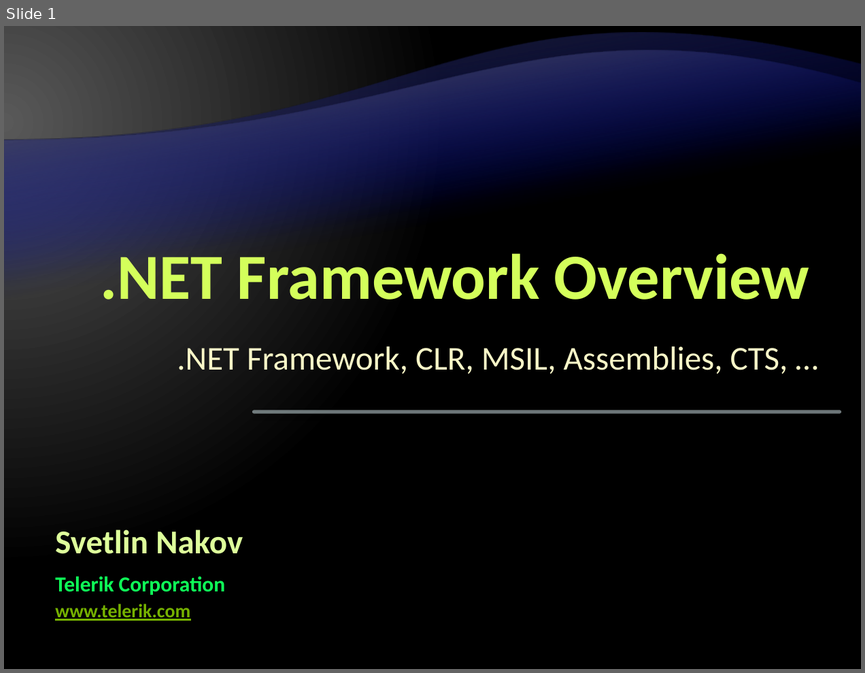
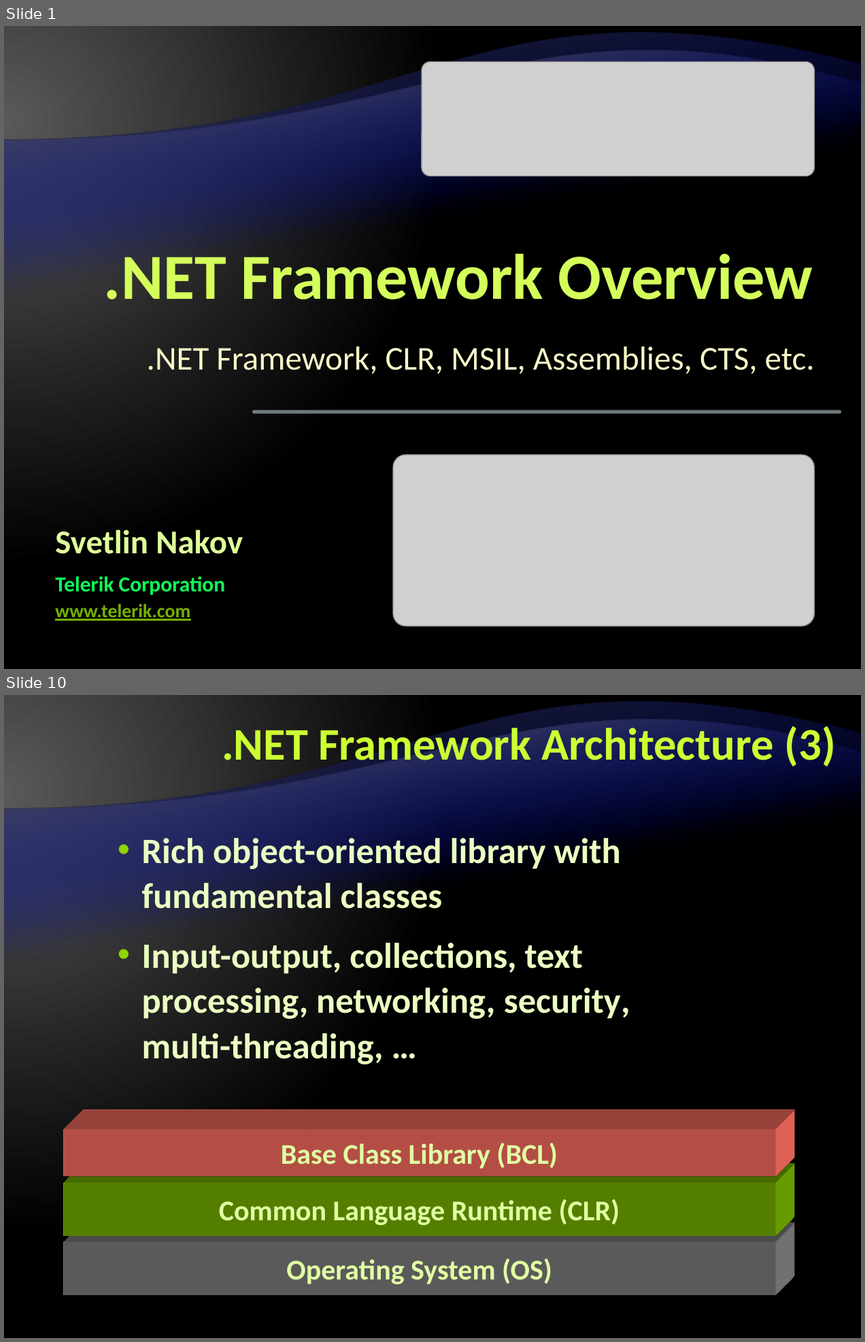
Before and after one commit to Graveheart/aspnetcourse, a slide deck: lectures/1. .NET Framework Overview.pptx. Shown one above the other, each under a label of ours: slide 1 before the commit, slides 1 and 10 after it; the slides between them are not shown. The pictures are 865x673 and 865x1342 pixels, drawn with LibreOffice and Linux fonts; fonts in the diff are those of the drawing; grey boxes stand for pictures; background and template pictures are left out. Boxes give left, top, right and bottom in pixels: in the first picture for what was removed or moved away, otherwise in the second. Text is boxed around its words. In the diff, an @@ line names an element or a change of style, - is before the commit and + after.

Commit message:
.NET Framework 4.0 Overview lecture - almost ready

```diff
--- a/lectures/1. .NET Framework Overview.pptx
+++ b/lectures/1. .NET Framework Overview.pptx
@@ slide 10 added at <box>4,695,861,1338</box>, background gradient #595959 to #000000; not listed: 2 template elements that a slide beside it also shows @@
@@ title added at <box>222,722,836,770</box>, 38 pt, text #CCFF33, bold @@
+.NET Framework Architecture (3)
@@ text added at <box>142,838,630,1064</box>, 30 pt, text #EBFFC2, bold @@
+  • Rich object-oriented library with fundamental classes
+  • Input-output, collections, text processing, networking, security, multi-threading, …
@@ rectangle added at <box>63,1130,775,1176</box>, fill #FF6F61, 24 pt, text #E0FFA3, bold @@
+Base Class Library (BCL)
@@ rectangle added at <box>63,1183,775,1236</box>, fill #76B200, 24 pt, text #E0FFA3, bold @@
+Common Language Runtime (CLR)
@@ rectangle added at <box>63,1242,775,1295</box>, fill #808080, 24 pt, text #E0FFA3, bold @@
+Operating System (OS)
@@ slide 1 changed as well @@
@@ picture added at <box>422,62,814,176</box> @@
@@ title ".NET Framework Overview": place and size @@
-title ".NET Framework Overview" at <box>100,253,809,299</box>
+title ".NET Framework Overview" at <box>104,253,813,299</box>
@@ subtitle at <box>147,346,815,373</box>: text changed @@
-.NET Framework, CLR, MSIL, Assemblies, CTS, …
+.NET Framework, CLR, MSIL, Assemblies, CTS, etc.
@@ picture added at <box>393,454,815,626</box> @@
```
Also in this commit, not shown: 1 other slide changed, 52 other slides added, 1 slide removed.
